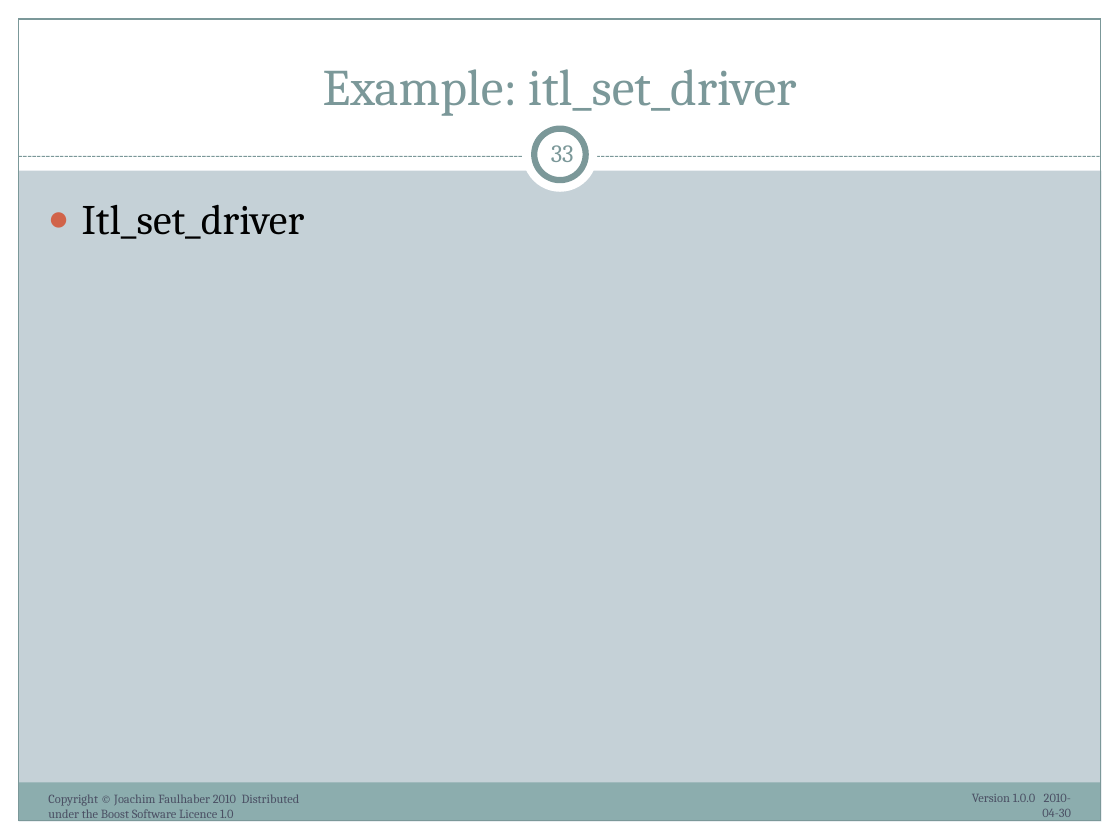
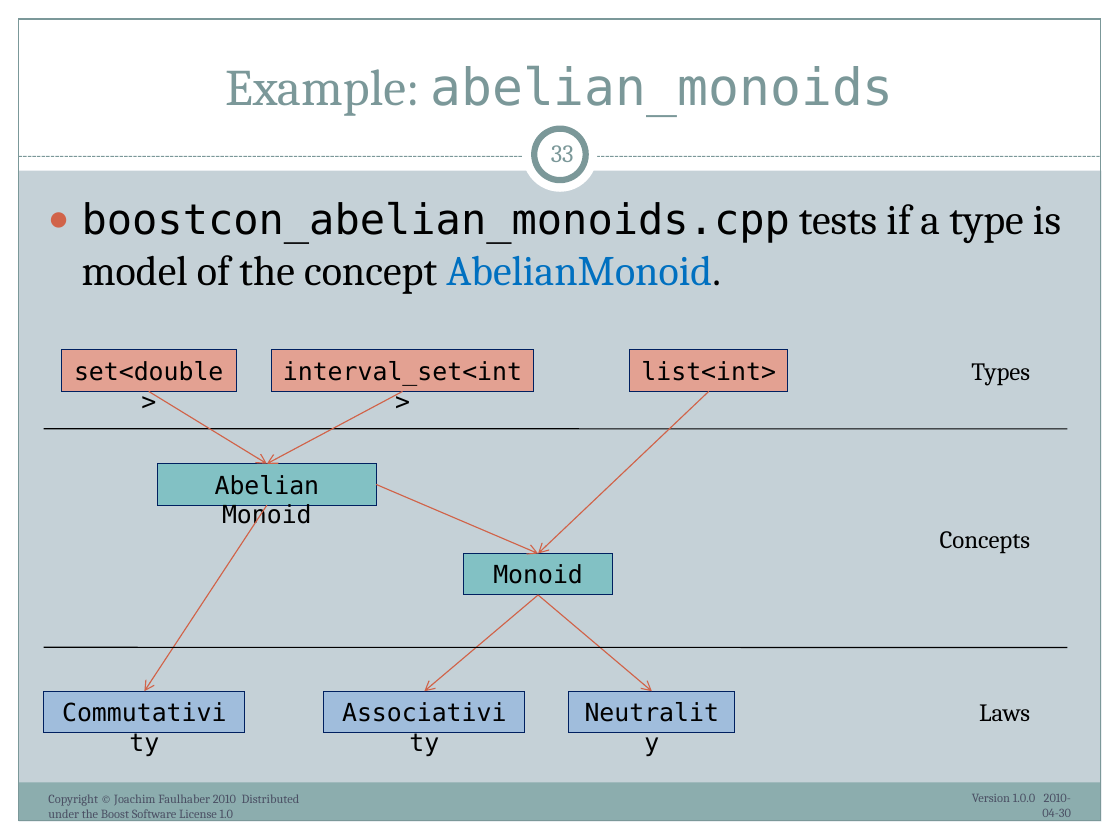
Before and after one commit to ryppl/boost-history, a slide deck: slide 33 of itl/libs/validate/doc/boostcon2010/BoostAlabaster.pptx. Drawn at 1120x840 pixels with LibreOffice and Linux fonts; fonts in the diff are those of the drawing. Boxes give left, top, right and bottom in pixels: in the first picture for what was removed or moved away, otherwise in the second. Text is boxed around its words. In the diff, an @@ line names an element or a change of style, - is before the commit and + after.

Commit message:
Refactored concept_validaters: Moved replicated code to base class. Added alabaster examples for boostcon2010.
SVN-Revision: 61735

```diff
--- a/itl/libs/validate/doc/boostcon2010/BoostAlabaster.pptx
+++ b/itl/libs/validate/doc/boostcon2010/BoostAlabaster.pptx
@@ title at (225, 66, 893, 116): text changed; font Cambria to DejaVu Sans Mono @@
-Example: itl_set_driver
+Example: abelian_monoids
@@ text at (82, 202, 1061, 294): text changed @@
-● Itl_set_driver
+● boostcon_abelian_monoids.cpp tests if a type is model of the concept AbelianMonoid.
@@ rectangle added at (62, 349, 236, 391), fill #E3A192, outline #002060 0.75 pt, 16 pt, text #000000 @@
+set<double>
@@ rectangle added at (271, 349, 533, 391), fill #E3A192, outline #002060 0.75 pt, 16 pt, text #000000 @@
+interval_set<int>
@@ rectangle added at (631, 349, 788, 391), fill #E3A192, outline #002060 0.75 pt, 16 pt, text #000000 @@
+list<int>
@@ text added at (971, 363, 1030, 385), 16 pt, text #000000 @@
+Types
@@ arrow added from (149, 392) to (267, 464), #D16349 0.75 pt @@
@@ arrow added from (402, 392) to (267, 464), #D16349 0.75 pt @@
@@ arrow added from (709, 392) to (538, 553), #D16349 0.75 pt @@
@@ line added from (44, 429) to (1067, 429), #000000 0.75 pt @@
@@ rectangle added at (158, 464, 376, 505), fill #82C1C4, outline #002060 0.75 pt, 16 pt, text #000000 @@
+Abelian Monoid
@@ arrow added from (267, 505) to (144, 691), #D16349 0.75 pt @@
@@ arrow added from (376, 485) to (538, 553), #D16349 0.75 pt @@
@@ text added at (940, 531, 1031, 554), 16 pt, text #000000 @@
+Concepts
@@ rectangle added at (464, 553, 613, 595), fill #82C1C4, outline #002060 0.75 pt, 16 pt, text #000000 @@
+Monoid
@@ arrow added from (538, 595) to (424, 691), #D16349 0.75 pt @@
@@ arrow added from (538, 595) to (652, 691), #D16349 0.75 pt @@
@@ line added from (44, 647) to (1067, 647), #000000 0.75 pt @@
@@ rectangle added at (44, 691, 245, 732), fill #A0BDDC, outline #002060 0.75 pt, 16 pt, text #000000 @@
+Commutativity
@@ rectangle added at (324, 691, 525, 732), fill #A0BDDC, outline #002060 0.75 pt, 16 pt, text #000000 @@
+Associativity
@@ rectangle added at (569, 691, 735, 732), fill #A0BDDC, outline #002060 0.75 pt, 16 pt, text #000000 @@
+Neutrality
@@ text added at (979, 704, 1030, 721), 16 pt, text #000000 @@
+Laws
@@ text at (48, 794, 300, 818): text changed @@
-Copyright © Joachim Faulhaber 2010 Distributed under the Boost Software Licence 1.0
+Copyright © Joachim Faulhaber 2010 Distributed under the Boost Software License 1.0
```
Also in this commit, not shown: 43 other slides changed, 28 other files.
